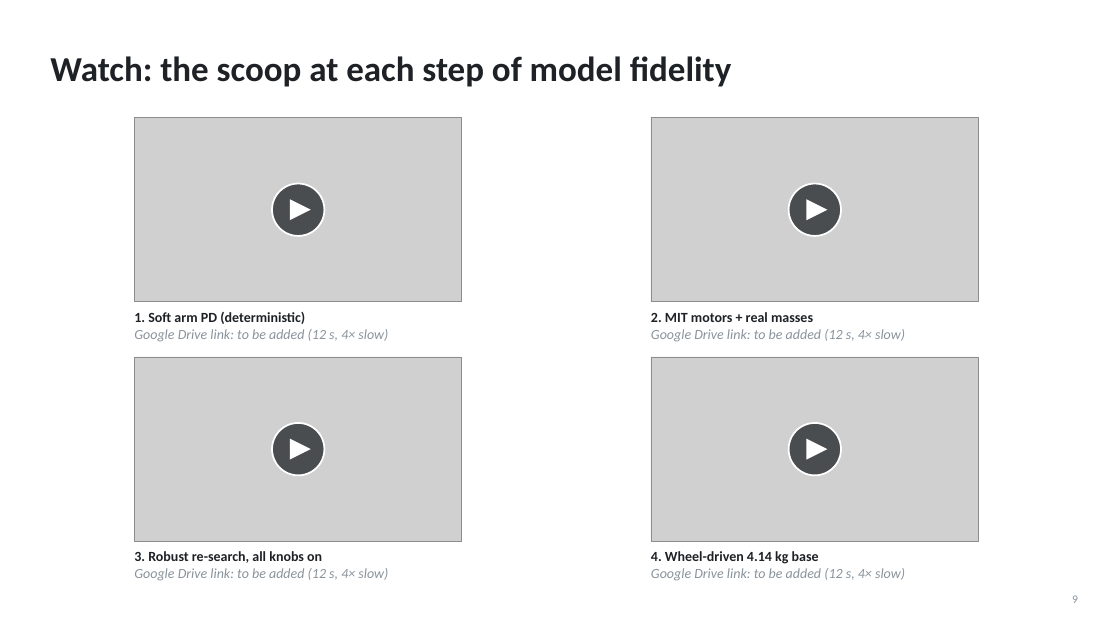
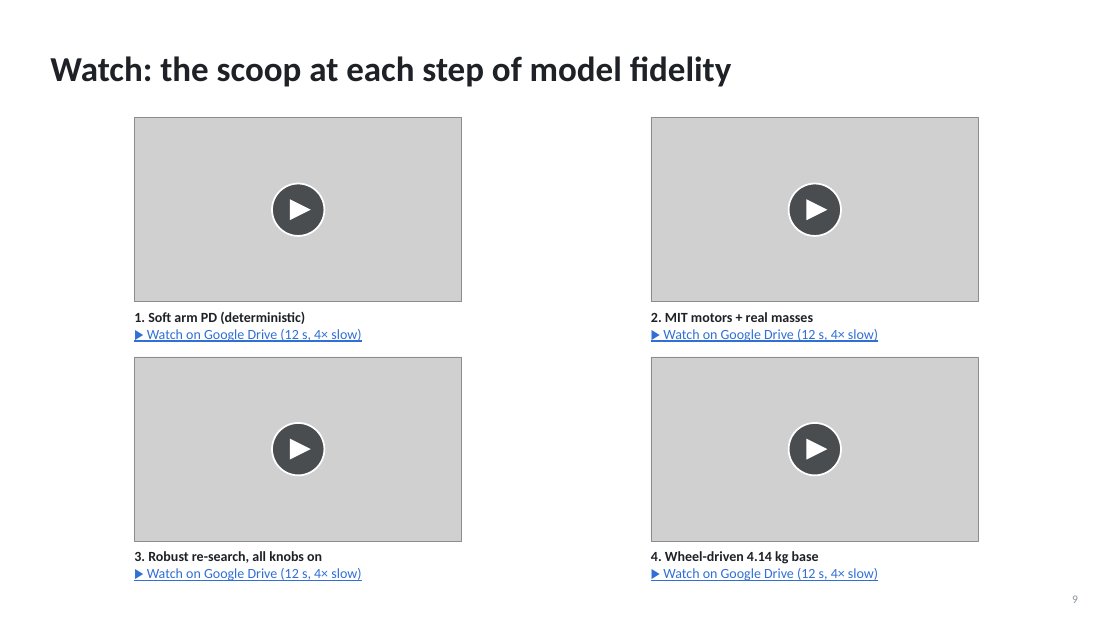
Before and after one commit to emmmum/IsaacLab, a slide deck: slide 9 of logs/scoop_traj_search/robomaster_lacrosse_scoop_progress_v2.pptx. Drawn at 1120x630 pixels with LibreOffice and Linux fonts; fonts in the diff are those of the drawing; grey boxes stand for pictures. Boxes give left, top, right and bottom in pixels: in the first picture for what was removed or moved away, otherwise in the second. Text is boxed around its words. In the diff, an @@ line names an element or a change of style, - is before the commit and + after.

```diff
--- a/logs/scoop_traj_search/robomaster_lacrosse_scoop_progress_v2.pptx
+++ b/logs/scoop_traj_search/robomaster_lacrosse_scoop_progress_v2.pptx
@@ text at box(147, 329, 361, 342): text changed; text colour #8A939C to #2F6FD6; italic off @@
-Google Drive link: to be added (12 s, 4× slow)
+▶ Watch on Google Drive (12 s, 4× slow)
@@ text at box(663, 329, 878, 342): text changed; text colour #8A939C to #2F6FD6; italic off @@
-Google Drive link: to be added (12 s, 4× slow)
+▶ Watch on Google Drive (12 s, 4× slow)
@@ text at box(147, 568, 361, 581): text changed; text colour #8A939C to #2F6FD6; italic off @@
-Google Drive link: to be added (12 s, 4× slow)
+▶ Watch on Google Drive (12 s, 4× slow)
@@ text at box(663, 568, 878, 581): text changed; text colour #8A939C to #2F6FD6; italic off @@
-Google Drive link: to be added (12 s, 4× slow)
+▶ Watch on Google Drive (12 s, 4× slow)
```
Also in this commit, not shown: 5 other slides changed, 3 other files.
